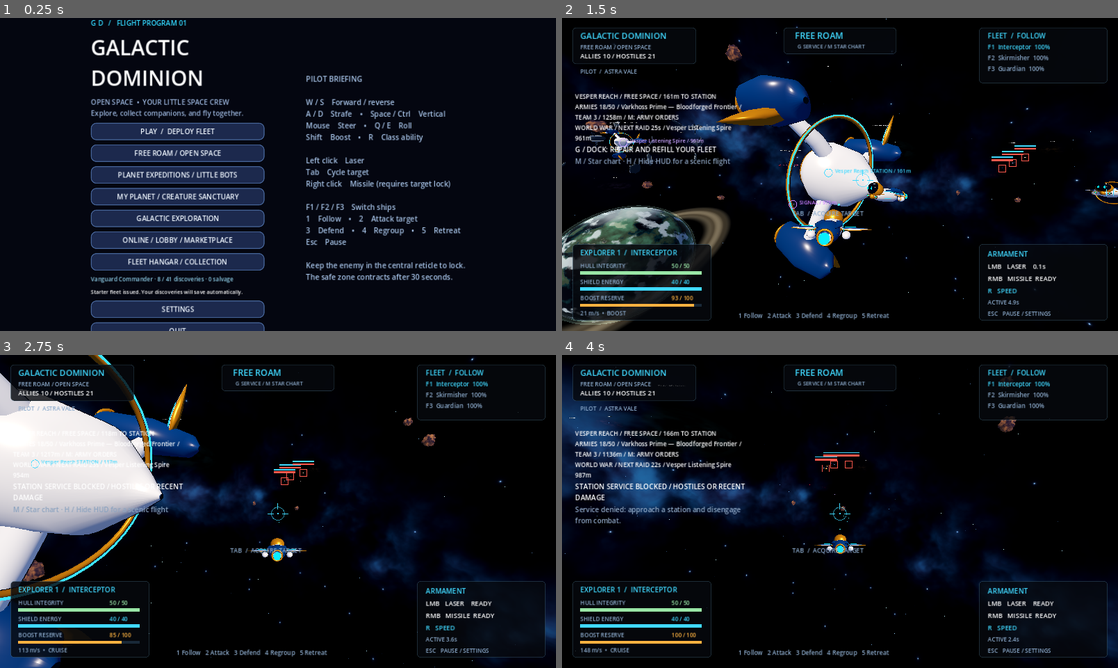
Above: before the commit, frames 1-4 (two rows, left to right).
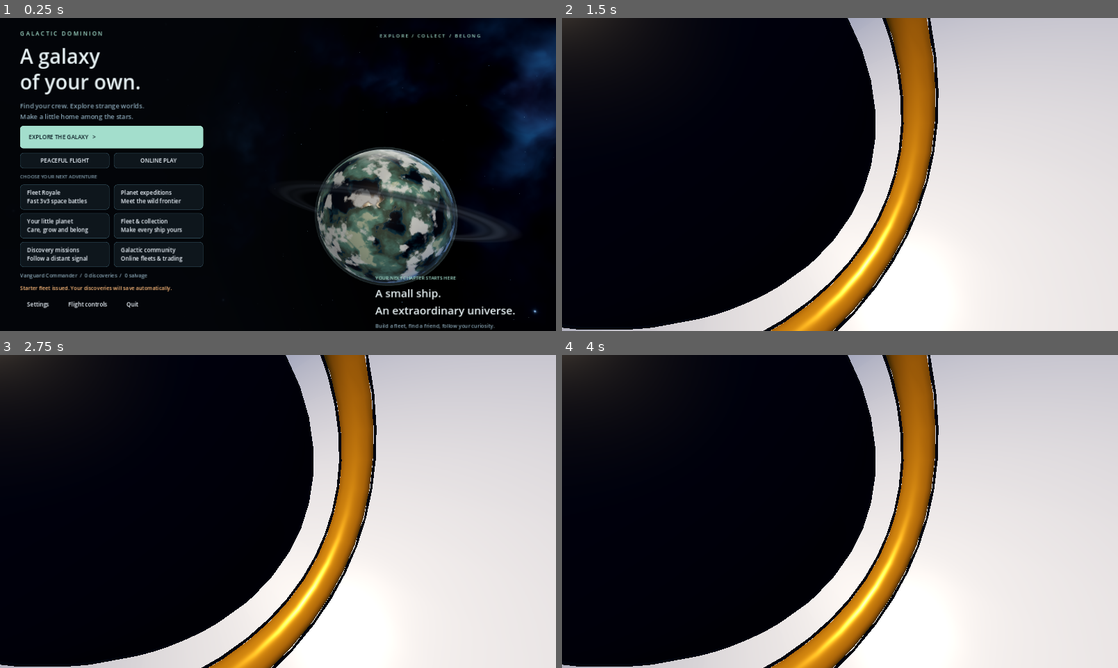
Above: after the commit, the same moments.

Repository: trentsmith/Galactic-Dominion
Game: Godot game, scene res://scenes/main.tscn
The game is run twice, just before and just after one commit, with the same random seed, the same clock (stepped at 60 frames per second) and the same inputs.
Inputs (mouse positions are in pixels of both pictures, inside the frame that each line leads up to):
- Up to frame 1 (0.25 s): no input
- Up to frame 2 (1.5 s): click "FREE ROAM / OPEN SPACE" (after the commit: "EXPLORE THE GALAXY >") at 0.5 s; move the mouse to (867, 174) at 1.27 s; hold W (forward) from 1.28 s (still down); hold Shift (boost) from 1.28 s (still down); tap R (ability) at 1.35 s; click (867, 174) at 1.42 s
- Up to frame 3 (2.75 s): keep holding W (forward); move the mouse to (250, 511) at 2.02 s; release Shift (boost) at 2.03 s; tap Shift (boost) at 2.1 s; click (250, 511) at 2.3 s
- Up to frame 4 (4 s): keep holding W (forward); move the mouse to (851, 505) at 2.77 s; press the mouse at (851, 505) at 2.78 s; right-click (851, 505) at 3.05 s; move the mouse to (834, 517) at 3.52 s; release the mouse at (834, 517) at 3.53 s; right-click (834, 517) at 3.6 s; click (834, 517) at 3.67 s; tap G (scan) at 3.8 s

The runs differ from the first frame. In frame 1, 35% of the frame differs, in the area x 3-100%, y 0-100%; in frame 2, 69%; in frame 3, 70%, in the area x 0-100%, y 0-100%; in frame 4, 61%.
Error after the commit: Invalid access to property or key 'starter' on a base object of type 'Resource'. (res://scripts/progression/player_profile.gd:36)

Commit message:
Redesign the command deck with a cinematic fleet preview and clear navigation

Diff:
--- a/project.godot
+++ b/project.godot
@@ -1,7 +1,7 @@
 config_version=5
 [application]
 config/name="Galactic Dominion"
-config/version="0.14.0"
+config/version="0.15.0"
 run/flush_stdout_on_print=true
 run/main_scene="res://scenes/main.tscn"
 config/features=PackedStringArray("4.3", "GL Compatibility")
--- /dev/null
+++ b/resources/shaders/menu_veil.gdshader
@@ -0,0 +1,2 @@
+shader_type canvas_item;
+void fragment(){float left=1.-smoothstep(.28,.82,UV.x);float edge=smoothstep(.18,.7,abs(UV.y-.5));COLOR=vec4(.012,.021,.035,clamp(left*.97+edge*.18,.08,.98));}
--- a/scripts/exploration/free_roam_match.gd
+++ b/scripts/exploration/free_roam_match.gd
@@ -317,9 +317,7 @@
   if profile != null:
    profile.record_discovery("open.region.%d" % region, FreeRoamWorld.NAMES[region])
  var nearby: Dictionary = army.worlds[army.nearest_world(ship.position)]
- info.text = "%s / FREE SPACE / %dm TO STATION\nARMIES %d/50 / %s / TEAM %d / %dm / M: ARMY ORDERS" % [FreeRoamWorld.NAMES[region].to_upper(), int(ship.position.distance_to(FreeRoamWorld.CENTERS[region])), army.units.size(), nearby.name, nearby.owner + 1, int(ship.position.distance_to(nearby.position))]
- info.text += "\n" + ("PEACEFUL EXPLORATION" if peaceful else war.briefing().split("\n")[0])
- info.text += " / %s %dm" % [world.landmarks[region].name, int(ship.position.distance_to(world.landmarks[region].position))]
+ info.text = "%s  /  %dm TO STATION\n%s  /  %dm\n%s  /  %d CREATURES ACTIVE" % [FreeRoamWorld.NAMES[region].to_upper(), int(ship.position.distance_to(FreeRoamWorld.CENTERS[region])), nearby.name, int(ship.position.distance_to(nearby.position)), "PEACEFUL FLIGHT" if peaceful else "NEXT RAID %ds" % maxi(0, ceili(war.countdown)), army.units.size()]
  if not ship.alive:
   prompt.text = "SHIP LOST / REDEPLOYING AT NEAREST STATION"
   return
@@ -328,7 +326,7 @@
   if network_role == "offline" and Input.is_action_just_pressed("scan") and Input.mouse_mode == Input.MOUSE_MODE_CAPTURED:
    service_ship(ship, true)
  else:
-  prompt.text = "M / CHART, WAR & LANDING · TAB / TARGET · G / SURVEY LANDMARK"
+  prompt.text = "M  Star chart · G  Survey · H  Scenic view"
   if not peaceful and world.hazard_at(ship.position): prompt.text = "ION STORM / TAKING DAMAGE / LEAVE THE GLOWING CLOUD"
   if network_role == "offline" and Input.is_action_just_pressed("scan") and Input.mouse_mode == Input.MOUSE_MODE_CAPTURED:
    var result := survey_landmark(1, ship)
--- a/scripts/main.gd
+++ b/scripts/main.gd
@@ -112,81 +112,10 @@
  menu = CanvasLayer.new()
  menu.layer = 10
  add_child(menu)
- var backdrop := ColorRect.new()
- backdrop.set_anchors_and_offsets_preset(Control.PRESET_FULL_RECT)
- backdrop.color = Color(0.015, 0.025, 0.065, 0.95)
- menu.add_child(backdrop)
- var center := CenterContainer.new()
- center.theme = CartoonStyle.ui_theme()
- center.set_anchors_and_offsets_preset(Control.PRESET_FULL_RECT)
- menu.add_child(center)
- var row := HBoxContainer.new()
- row.add_theme_constant_override("separation", 95)
- center.add_child(row)
- var column := VBoxContainer.new()
- column.custom_minimum_size = Vector2(400, 0)
- column.add_theme_constant_override("separation", 10)
- row.add_child(column)
- var eyebrow := Label.new()
- eyebrow.text = "G D   /   FLIGHT PROGRAM 01"
- eyebrow.add_theme_color_override("font_color", Color(0.2, 0.85, 1))
- column.add_child(eyebrow)
- var title := Label.new()
- title.text = "GALACTIC
-DOMINION"
- title.add_theme_font_size_override("font_size", 48)
- column.add_child(title)
- var subtitle := Label.new()
- subtitle.text = "OPEN SPACE  •  YOUR LITTLE SPACE CREW
-Explore, collect companions, and fly together."
- subtitle.add_theme_color_override("font_color", Color(0.6, 0.7, 0.85))
- column.add_child(subtitle)
- _button(column, "RESUME FLIGHT" if paused else "PLAY  /  DEPLOY FLEET", resume if paused else start_battle)
- if not paused:
-  _button(column, "FREE ROAM / OPEN SPACE", start_free_roam)
-  _button(column, "PLANET EXPEDITIONS / LITTLE BOTS", show_planets)
-  _button(column, "MY PLANET / CREATURE SANCTUARY", show_sanctuary)
-  _button(column, "GALACTIC EXPLORATION", func(): start_exploration(0))
-  _button(column, "ONLINE / LOBBY / MARKETPLACE", show_online)
-  _button(column, "FLEET HANGAR / COLLECTION", show_hangar)
-  var progress := Label.new()
-  progress.text = "%s · %d / %d discoveries · %d salvage" % [profile.commander_name, profile.owned_count(), CollectionCatalog.DEFINITIONS.size(), profile.salvage]
-  progress.add_theme_font_size_override("font_size", 13)
-  progress.add_theme_color_override("font_color", Color(0.55, 0.8, 0.9))
-  column.add_child(progress)
-  if not profile.notice.is_empty() or not profile.save_error.is_empty():
-   var status := Label.new()
-   status.text = profile.save_error if not profile.save_error.is_empty() else profile.notice
-   status.custom_minimum_size.x = 400
-   status.autowrap_mode = TextServer.AUTOWRAP_WORD_SMART
-   status.add_theme_font_size_override("font_size", 12)
-   column.add_child(status)
- _button(column, "SETTINGS", func(): show_settings(paused))
- if paused:
-  _button(column, "RETURN TO MAIN MENU", return_to_menu)
- _button(column, "QUIT", func(): get_tree().quit())
- var help := Label.new()
- help.text = "PILOT BRIEFING
-
-W / S    Forward / reverse
-A / D    Strafe    •    Space / Ctrl    Vertical
-Mouse    Steer    •    Q / E    Roll
-Shift    Boost    •    R    Class ability
-
-Left click    Laser
-Tab    Cycle target
-Right click    Missile (requires target lock)
-
-F1 / F2 / F3    Switch ships
-1    Follow    •    2    Attack target
-3    Defend    •    4    Regroup    •    5    Retreat
-Esc    Pause
-
-Keep the enemy in the central reticle to lock.
-The safe zone contracts after 30 seconds."
- help.add_theme_font_size_override("font_size", 17)
- help.add_theme_color_override("font_color", Color(0.65, 0.76, 0.9))
- row.add_child(help)
+ var deck := CommandDeck.new()
+ deck.host = self
+ deck.paused = paused
+ menu.add_child(deck)
 
 func _button(parent: Control, text: String, callback: Callable) -> void:
  var button := Button.new()
--- a/scripts/online/online_session.gd
+++ b/scripts/online/online_session.gd
@@ -86,14 +86,14 @@
 
 func _connected() -> void:
  peer_id = multiplayer.get_unique_id()
- authenticate.rpc_id(1, str(get_meta("ticket", "")), str(ProjectSettings.get_setting("application/config/version", "0.14.0")))
+ authenticate.rpc_id(1, str(get_meta("ticket", "")), str(ProjectSettings.get_setting("application/config/version", "0.15.0")))
 
 @rpc("any_peer", "call_remote", "reliable")
 func authenticate(ticket: String, version: String = "") -> void:
  if not server_mode:
   return
  var sender := multiplayer.get_remote_sender_id()
- if version != str(ProjectSettings.get_setting("application/config/version", "0.14.0")):
+ if version != str(ProjectSettings.get_setting("application/config/version", "0.15.0")):
   reject.rpc_id(sender, "Different game build. Download the same version as the server.")
   multiplayer.multiplayer_peer.disconnect_peer(sender)
   return
--- /dev/null
+++ b/scripts/ui/command_deck.gd
@@ -0,0 +1,143 @@
+class_name CommandDeck
+extends Control
+## Navigation and its isolated 3D preview share a single disposable menu scene.
+var host: Node
+var paused := false
+var hero: Node3D
+var preview: SubViewport
+var elapsed := 0.0
+var controls_popup: PopupPanel
+const INK := Color(.9,.94,.95)
+const MUTED := Color(.53,.64,.70)
+const MINT := Color(.64,.87,.80)
+
+func _ready() -> void:
+ name = "CommandDeck"
+ set_anchors_and_offsets_preset(Control.PRESET_FULL_RECT)
+ theme = CartoonStyle.ui_theme()
+ _build_preview()
+ var veil := ColorRect.new()
+ veil.set_anchors_and_offsets_preset(Control.PRESET_FULL_RECT)
+ veil.mouse_filter = Control.MOUSE_FILTER_IGNORE
+ var shader := ShaderMaterial.new()
+ shader.shader = preload("res://resources/shaders/menu_veil.gdshader")
+ veil.material = shader
+ add_child(veil)
+ var margin := MarginContainer.new()
+ margin.set_anchors_and_offsets_preset(Control.PRESET_FULL_RECT)
+ for side in ["left","right"]: margin.add_theme_constant_override("margin_"+side,46)
+ for side in ["top","bottom"]: margin.add_theme_constant_override("margin_"+side,26)
+ add_child(margin)
+ var row := HBoxContainer.new()
+ row.add_theme_constant_override("separation",38)
+ margin.add_child(row)
+ var scroll := ScrollContainer.new()
+ scroll.name = "NavigationScroll"
+ scroll.custom_minimum_size.x = 440
+ scroll.horizontal_scroll_mode = ScrollContainer.SCROLL_MODE_DISABLED
+ row.add_child(scroll)
+ var column := VBoxContainer.new()
+ column.custom_minimum_size.x = 422
+ column.add_theme_constant_override("separation",10)
+ scroll.add_child(column)
+ _label(column,"G A L A C T I C   D O M I N I O N",13,MINT)
+ var title := _label(column,"Ready when\nyou are." if paused else "A galaxy\nof your own.",46,INK)
+ title.add_theme_constant_override("line_spacing",-5)
+ var online: bool = is_instance_valid(host.battle) and host.battle.network_role != "offline"
+ _label(column,"Online flight continues while this menu is open." if paused and online else "Your flight is paused. Take a moment among the stars." if paused else "Find your crew. Explore strange worlds.\nMake a little home among the stars.",15,MUTED)
+ var primary := _button(column,"ResumeButton" if paused else "ExploreButton","RESUME FLIGHT   >" if paused else "EXPLORE THE GALAXY   >",host.resume if paused else host.start_free_roam,52)
+ _primary_style(primary)
+ if not paused:
+  var quick := HBoxContainer.new();quick.add_theme_constant_override("separation",10);column.add_child(quick)
+  _button(quick,"PeacefulButton","PEACEFUL FLIGHT",func():host.start_free_roam(true),32).size_flags_horizontal=Control.SIZE_EXPAND_FILL
+  _button(quick,"OnlineButton","ONLINE PLAY",host.show_online,32).size_flags_horizontal=Control.SIZE_EXPAND_FILL
+  _label(column,"CHOOSE YOUR NEXT ADVENTURE",11,MUTED)
+  var modes := GridContainer.new();modes.columns=2;modes.add_theme_constant_override("h_separation",10);modes.add_theme_constant_override("v_separation",8);column.add_child(modes)
+  _mode(modes,"BattleButton","Fleet Royale","Fast 3v3 space battles",host.start_battle)
+  _mode(modes,"PlanetsButton","Planet expeditions","Meet the wild frontier",host.show_planets)
+  _mode(modes,"SanctuaryButton","Your little planet","Care, grow and belong",host.show_sanctuary)
+  _mode(modes,"HangarButton","Fleet & collection","Make every ship yours",host.show_hangar)
+  _mode(modes,"SurveyButton","Discovery missions","Follow a distant signal",func():host.start_exploration(0))
+  _mode(modes,"MarketButton","Galactic community","Online fleets & trading",host.show_online)
+  var progress := _label(column,"%s  /  %d discoveries  /  %d salvage" % [host.profile.commander_name,host.profile.owned_count(),host.profile.salvage],12,MUTED)
+  progress.autowrap_mode=TextServer.AUTOWRAP_WORD_SMART
+  progress.custom_minimum_size.x=400
+  if not host.profile.notice.is_empty() or not host.profile.save_error.is_empty():
+   var status := _label(column,host.profile.save_error if not host.profile.save_error.is_empty() else host.profile.notice,12,Color(1,.73,.48))
+   status.autowrap_mode=TextServer.AUTOWRAP_WORD_SMART
+   status.custom_minimum_size.x=400
+ else:
+  _button(column,"ReturnButton","RETURN TO COMMAND DECK",host.return_to_menu,40)
+ var footer := HBoxContainer.new();footer.add_theme_constant_override("separation",12);column.add_child(footer)
+ _button(footer,"SettingsButton","Settings",func():host.show_settings(paused),30).flat=true
+ _button(footer,"ControlsButton","Flight controls",_show_controls,30).flat=true
+ _button(footer,"QuitButton","Quit",func():get_tree().quit(),30).flat=true
+ var right := Control.new();right.size_flags_horizontal=Control.SIZE_EXPAND_FILL;row.add_child(right)
+ var mark := _label(right,"E X P L O R E   /   C O L L E C T   /   B E L O N G",11,MINT)
+ mark.set_anchors_and_offsets_preset(Control.PRESET_TOP_RIGHT);mark.position=Vector2(-360,6)
+ var caption := VBoxContainer.new();caption.set_anchors_and_offsets_preset(Control.PRESET_BOTTOM_RIGHT);caption.position=Vector2(-370,-105);caption.custom_minimum_size=Vector2(360,90);caption.add_theme_constant_override("separation",8);right.add_child(caption)
+ _label(caption,"YOUR NEXT CHAPTER STARTS HERE",11,MINT)
+ _label(caption,"A small ship.\nAn extraordinary universe.",25,INK)
+ _label(caption,"Build a fleet, find a friend, follow your curiosity.",12,MUTED)
+
+func _build_preview() -> void:
+ var display := SubViewportContainer.new()
+ display.name="FleetPreview"
+ display.set_anchors_and_offsets_preset(Control.PRESET_FULL_RECT)
+ display.stretch=true;display.mouse_filter=Control.MOUSE_FILTER_IGNORE
+ add_child(display)
+ preview=SubViewport.new();preview.size=Vector2i(1280,720);preview.own_world_3d=true
+ preview.msaa_3d=Viewport.MSAA_4X;preview.render_target_update_mode=SubViewport.UPDATE_ALWAYS
+ display.add_child(preview)
+ var scene:=Node3D.new();preview.add_child(scene)
+ scene.add_child(SpaceEnvironmentArt.environment(6.3))
+ var key:=DirectionalLight3D.new();key.rotation_degrees=Vector3(-28,145,0);key.light_color=Color(1,.84,.65);key.light_energy=1.6;scene.add_child(key)
+ var fill:=DirectionalLight3D.new();fill.rotation_degrees=Vector3(-10,-35,0);fill.light_color=Color(.35,.63,1);fill.light_energy=.7;scene.add_child(fill)
+ SpaceEnvironmentArt.planet(scene,Vector3(-8,-4,14),5,Color(.12,.29,.30),8.2,true)
+ hero=Node3D.new();hero.name="YourFleetPreview";hero.position=Vector3(-3.6,.35,0);hero.rotation=Vector3(-.12,-.4,-.14);hero.scale=Vector3.ONE*.76;scene.add_child(hero)
+ SpaceModelFactory.ship(hero,host.profile.configured_stats(0))
+ var pet:=Node3D.new();pet.position=Vector3(-6.2,1.9,-.2);pet.rotation.y=.3;pet.scale=Vector3.ONE*.5;scene.add_child(pet)
+ SpaceModelFactory.companion(pet,CollectionCatalog.find("crew_pixlet"))
+ var camera:=Camera3D.new();camera.position=Vector3(0,2.3,-15);camera.fov=44;scene.add_child(camera);camera.look_at(Vector3(0,.65,0));camera.current=true
+
+func _process(delta: float) -> void:
+ elapsed+=delta
+ if is_instance_valid(hero):
+  hero.position.y=.35+sin(elapsed*.6)*.12
+  hero.rotation.y=-.4+sin(elapsed*.23)*.10
+
+func _label(parent: Node,content: String,size_value: int,color: Color) -> Label:
+ var label:=Label.new();label.text=content;label.add_theme_font_size_override("font_size",size_value);label.add_theme_color_override("font_color",color);parent.add_child(label);return label
+
+func _button(parent: Node,id: String,content: String,callback: Callable,height: float) -> Button:
+ var button:=Button.new();button.name=id;button.text=content;button.custom_minimum_size.y=height
+ button.add_theme_font_size_override("font_size",13)
+ button.pressed.connect(func():SpaceAudio.play("click"));button.pressed.connect(callback)
+ parent.add_child(button);return button
+
+func _mode(parent: Node,id: String,title: String,detail: String,callback: Callable) -> void:
+ var button:=_button(parent,id,title+"\n"+detail,callback,58)
+ button.custom_minimum_size.x=204;button.alignment=HORIZONTAL_ALIGNMENT_LEFT
+ button.size_flags_horizontal=Control.SIZE_EXPAND_FILL
+
+func _primary_style(button: Button) -> void:
+ for state in ["normal","hover","pressed","focus"]:
+  var style:=StyleBoxFlat.new();style.bg_color=MINT.lightened(.08) if state=="hover" else MINT.darkened(.08) if state=="pressed" else MINT
+  style.set_corner_radius_all(8);style.content_margin_left=20;style.content_margin_right=20
+  style.border_color=Color(.95,.82,.55);style.set_border_width_all(2 if state=="focus" else 0)
+  button.add_theme_stylebox_override(state,style)
+ for state in ["font_color","font_hover_color","font_pressed_color","font_focus_color"]:button.add_theme_color_override(state,Color(.03,.10,.13))
+ button.alignment=HORIZONTAL_ALIGNMENT_LEFT
+
+func _show_controls() -> void:
+ if is_instance_valid(controls_popup):controls_popup.queue_free()
+ controls_popup=PopupPanel.new();controls_popup.title="Flight controls";add_child(controls_popup)
+ var margin:=MarginContainer.new()
+ for side in ["left","right","top","bottom"]:margin.add_theme_constant_override("margin_"+side,24)
+ controls_popup.add_child(margin)
+ var column:=VBoxContainer.new();column.add_theme_constant_override("separation",14);margin.add_child(column)
+ _label(column,"A LITTLE FLIGHT SCHOOL",23,MINT)
+ _label(column,"W / S    Forward / reverse\nA / D    Strafe · Space / Ctrl    Vertical\nMouse    Steer · Q / E    Roll\nShift    Boost · R    Ship ability\n\nLeft click    Laser · Right click    Missile\nTab    Target · F1–F3    Switch ship\n1–5    Fleet commands\n\nM    Star chart · G    Scan / service\nH    Scenic HUD · Esc    Pause / menu",15,INK)
+ _label(column,"Peaceful flight has no raids or ion damage.\nFleet Royale has a shrinking battle zone.\nOnline play continues while menus are open.",13,MUTED)
+ _button(column,"CloseControlsButton","GOT IT / BACK TO THE STARS",func():controls_popup.hide(),40)
+ controls_popup.popup_centered(Vector2i(470,520))
--- a/scripts/visuals/cartoon_style.gd
+++ b/scripts/visuals/cartoon_style.gd
@@ -40,10 +40,10 @@
  theme.default_font_size = 16
  for state in ["normal", "hover", "pressed", "focus", "disabled"]:
   var panel := StyleBoxFlat.new()
-  panel.bg_color = Color(0.11, 0.16, 0.3) if state == "normal" else Color(0.19, 0.29, 0.46) if state == "hover" else Color(0.12, 0.32, 0.4) if state == "pressed" else Color(0.07, 0.1, 0.19)
-  panel.border_color = Color(0.58, 0.85, 0.98) if state in ["hover", "focus"] else Color(0.27, 0.39, 0.59)
-  panel.set_border_width_all(2)
-  panel.set_corner_radius_all(12)
+  panel.bg_color = Color(.055,.085,.11) if state == "normal" else Color(.10,.17,.20) if state == "hover" else Color(.08,.23,.24) if state == "pressed" else Color(.035,.055,.075)
+  panel.border_color = Color(.64,.87,.80) if state in ["hover", "focus"] else Color(.19,.30,.35)
+  panel.set_border_width_all(1)
+  panel.set_corner_radius_all(8)
   panel.content_margin_left = 16
   panel.content_margin_right = 16
   panel.content_margin_top = 8
--- /dev/null
+++ b/tests/command_deck_test.gd
@@ -0,0 +1,65 @@
+extends SceneTree
+var main: Node
+var checks:=0
+var failures:=0
+func _initialize() -> void:call_deferred("run")
+func check(value: bool,message: String) -> void:
+ checks+=1
+ if value:print("PASS: "+message)
+ else:failures+=1;push_error(message)
+func frames() -> void:
+ await process_frame;await process_frame;await process_frame
+func current() -> CommandDeck:return main.menu.get_child(0) as CommandDeck
+func run() -> void:
+ main=load("res://scenes/main.tscn").instantiate();main.profile_path="user://command-deck-test.json";root.add_child(main);await frames()
+ var deck:=current()
+ check(deck!=null and deck.preview.own_world_3d,"The command deck loads an isolated 3D fleet preview")
+ check(deck.hero.find_child("PilotCanopy",true,false)!=null,"The menu uses the actual configured ship model")
+ var buttons_ok:=true
+ for id in ["ExploreButton","PeacefulButton","OnlineButton","BattleButton","PlanetsButton","SanctuaryButton","HangarButton","SurveyButton","MarketButton","SettingsButton","ControlsButton","QuitButton"]:
+  var button:=deck.find_child(id,true,false) as Button
+  buttons_ok=buttons_ok and button!=null and button.pressed.get_connections().size()>=2
+ check(buttons_ok,"Every mode and utility has a connected navigation button")
+ var primary:=deck.find_child("ExploreButton",true,false) as Button
+ primary.grab_focus()
+ check(root.gui_get_focus_owner()==primary,"Primary navigation supports keyboard focus")
+ var bounds_ok:=true
+ for id in ["ExploreButton","PeacefulButton","BattleButton","SettingsButton","ControlsButton","QuitButton"]:
+  var button:=deck.find_child(id,true,false) as Button
+  bounds_ok=bounds_ok and root.get_visible_rect().encloses(button.get_global_rect())
+ check(bounds_ok,"Main menu actions fit completely inside the 1280x720 viewport")
+ deck.find_child("ControlsButton",true,false).pressed.emit();await frames()
+ check(is_instance_valid(deck.controls_popup) and deck.controls_popup.visible,"Flight controls open from the redesigned menu")
+ deck.controls_popup.find_child("CloseControlsButton",true,false).pressed.emit()
+ check(not deck.controls_popup.visible,"The controls panel closes without leaving the menu")
+ primary.pressed.emit();await frames()
+ check(main.battle is FreeRoamMatch and not main.battle.peaceful,"The primary button starts normal open-world flight")
+ check(not is_instance_valid(deck),"Leaving the menu frees the preview scene")
+ main.return_to_menu();await frames()
+ current().find_child("PeacefulButton",true,false).pressed.emit();await frames()
+ check(main.battle is FreeRoamMatch and main.battle.peaceful,"Peaceful exploration starts directly from the command deck")
+ var pause_event:=InputEventAction.new();pause_event.action="pause";pause_event.pressed=true
+ main._unhandled_input(pause_event);await frames()
+ check(paused and current().paused,"Pausing flight opens the dedicated pause layout")
+ current().find_child("ResumeButton",true,false).pressed.emit();await frames()
+ check(not paused and main.battle!=null,"Resume returns to the existing flight")
+ main.return_to_menu();await frames()
+ current().find_child("PlanetsButton",true,false).pressed.emit();await frames()
+ check(main.menu.get_child(0) is PlanetSelector,"The planet expedition card opens the real planet selector")
+ main.return_to_menu();await frames()
+ current().find_child("SanctuaryButton",true,false).pressed.emit();await frames()
+ check(main.sanctuary_scene!=null,"The personal planet card opens the live sanctuary")
+ main.return_to_menu();await frames()
+ current().find_child("HangarButton",true,false).pressed.emit();await frames()
+ check(main.menu.get_child(0) is HangarScreen,"The collection card opens the actual fleet hangar")
+ main.return_to_menu();await frames()
+ current().find_child("OnlineButton",true,false).pressed.emit();await frames()
+ check(main.menu.get_child(0) is OnlineHub,"Online play opens the account, lobby and marketplace hub")
+ main.return_to_menu();await frames()
+ current().find_child("BattleButton",true,false).pressed.emit();await frames()
+ check(main.battle!=null and not main.battle is FreeRoamMatch,"Fleet Royale remains accessible through its card")
+ main.return_to_menu();await frames()
+ current().find_child("SettingsButton",true,false).pressed.emit();await frames()
+ check(main.menu.find_children("","HSlider",true,false).size()>0,"Settings retain their functional sliders")
+ main.queue_free();await frames()
+ print("COMMAND DECK TEST: %d checks, %d failures" % [checks,failures]);quit(1 if failures else 0)
--- /dev/null
+++ b/tests/render_command_deck.gd
@@ -0,0 +1,9 @@
+extends SceneTree
+func _initialize() -> void:call_deferred("run")
+func run() -> void:
+ var main: Node=load("res://scenes/main.tscn").instantiate();main.profile_path="user://deck-render-only.json";root.add_child(main)
+ for i in range(8):await process_frame
+ await RenderingServer.frame_post_draw
+ var capture:=root.get_texture().get_image();capture.save_png("/tmp/gd16-command-deck.png");capture.save_webp("res://docs/images/command-deck.webp",true,.9)
+ print("COMMAND_DECK_RENDER_PASS")
+ main.queue_free();await process_frame;await process_frame;quit(0)
Binary file added: docs/images/command-deck.webp
Not shown, added: docs/images/command-deck.webp.import
Not shown, changed: export_presets.cfg
Not shown, added: resources/shaders/menu_veil.gdshader.uid
Not shown, added: scripts/ui/command_deck.gd.uid
Not shown, added: tests/command_deck_test.gd.uid
Not shown, added: tests/render_command_deck.gd.uid
Not shown, changed: .github/workflows/desktop-release.yml
Not shown, changed: CHANGELOG.md
Not shown, changed: docs/RELEASE.md
